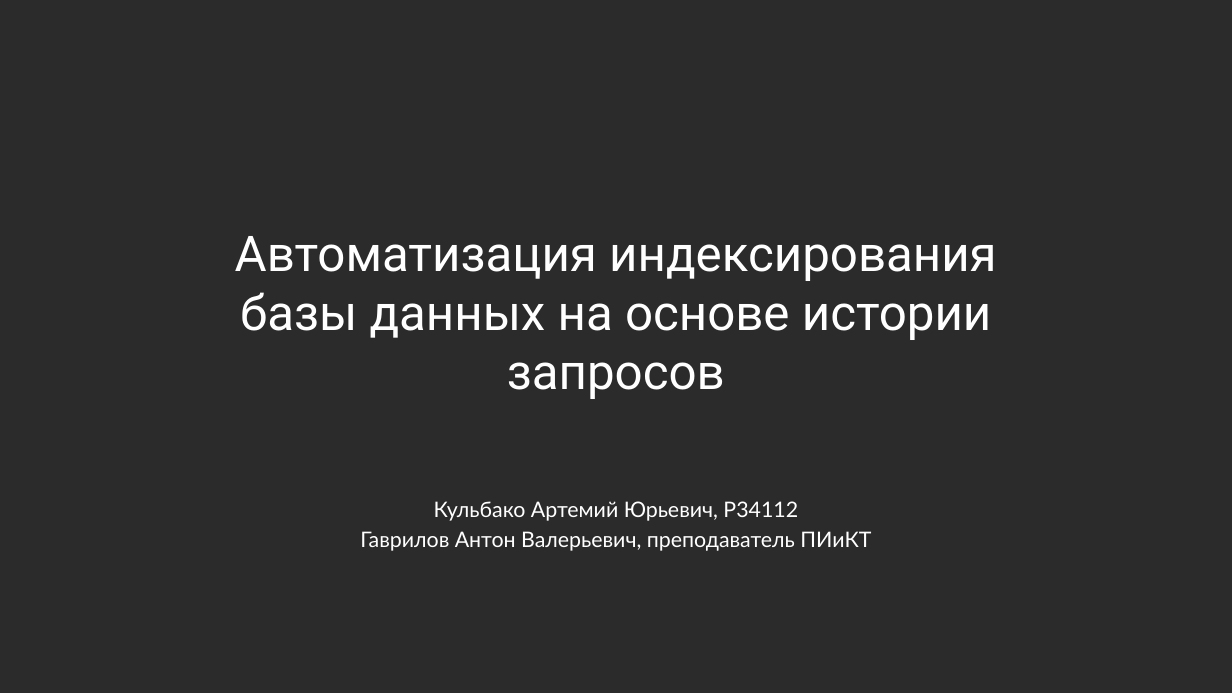
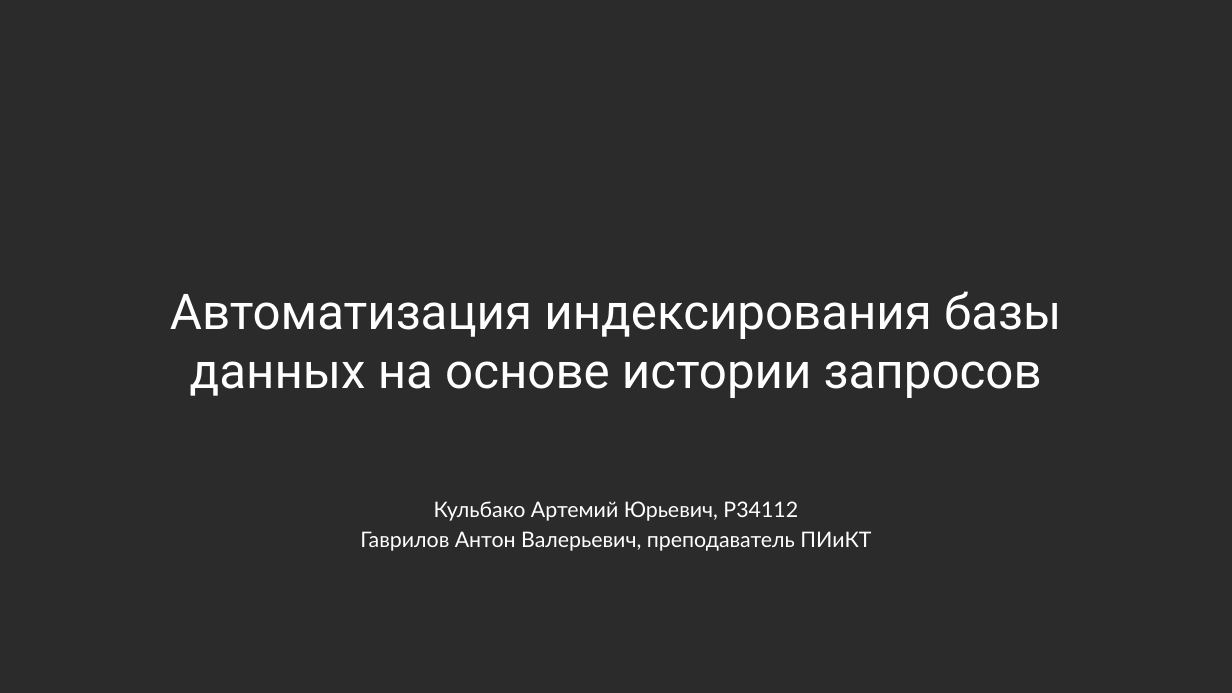
Before and after one commit to testpassword/Diploma-bachelor-degree-2022, a slide deck: slide 1 of docs/защита.pptx. Drawn at 1232x693 pixels with LibreOffice and Linux fonts; fonts in the diff are those of the drawing; background and template pictures are left out; a plain dark background stands for a picture behind light text. Boxes give left, top, right and bottom in pixels: in the first picture for what was removed or moved away, otherwise in the second. Text is boxed around its words. In the diff, an @@ line names an element or a change of style, - is before the commit and + after.

```diff
--- a/docs/защита.pptx
+++ b/docs/защита.pptx
@@ title "Автоматизация индексирования базы данных на ..." rewrapped from bbox=[235, 236, 997, 399] to bbox=[170, 291, 1061, 398] @@
```
Also in this commit, not shown: 10 other slides changed, 1 slide added, 3 other files.
